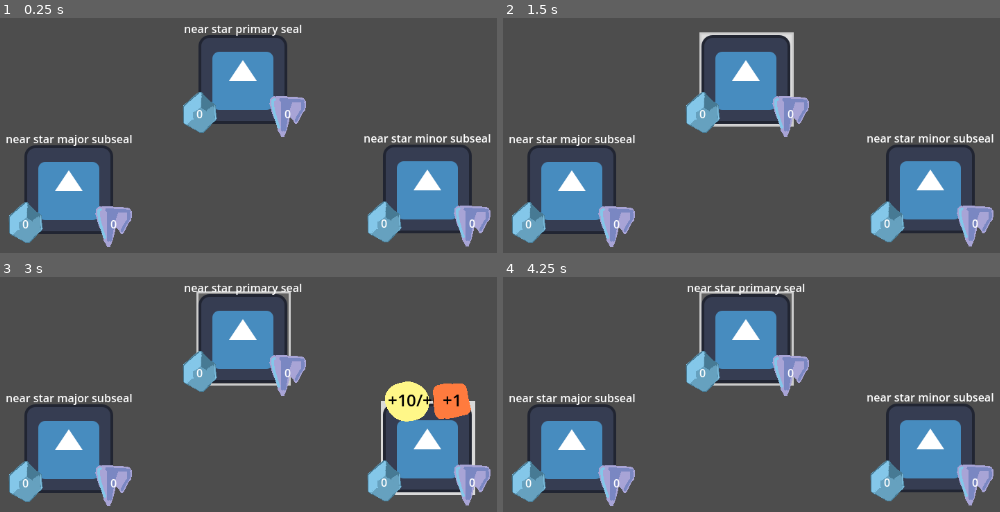
Above: before the commit, frames 1-4 (two rows, left to right).
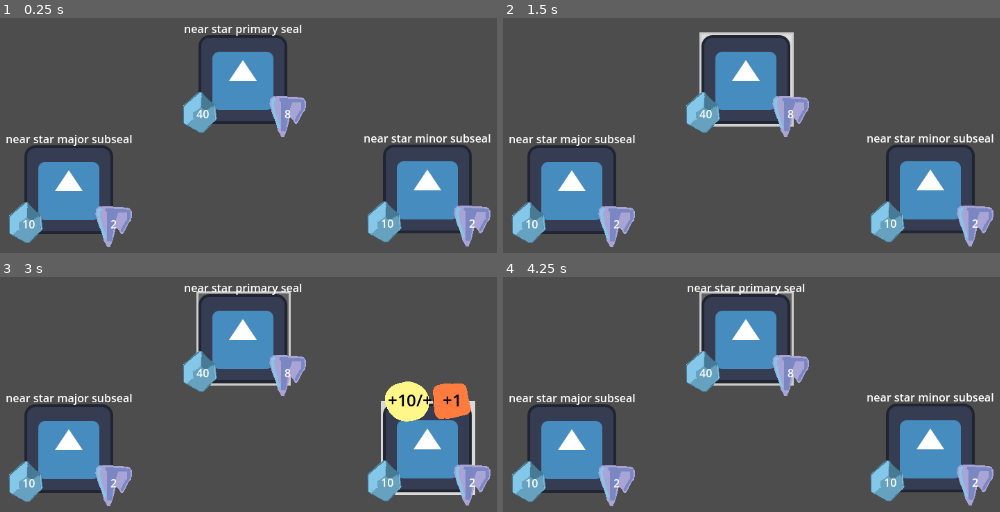
Above: after the commit, the same moments.

Repository: alex-mike-mark-again/godot-combat
Game: Godot game, scene res://troops/stage5b.tscn
Two runs of this game, one before a commit and one after it. Both use one fixed random seed, a clock stepped at 60 frames per second and the inputs below. This scene is started directly instead of the project's main scene. The engine's default icon, where the game draws it, is replaced by a stand-in: a white triangle on a blue panel in a dark square.
Inputs (mouse positions are in pixels of both pictures, inside the frame that each line leads up to):
- Up to frame 1 (0.25 s): no input
- Up to frame 2 (1.5 s): click (746, 79) at 0.52 s; click (746, 79) at 1.27 s
- Up to frame 3 (3 s): click (243, 338) at 2.02 s; tap Enter at 2.75 s; move the mouse to (462, 432) at 2.77 s
- Up to frame 4 (4.25 s): tap Space at 3.5 s; move the mouse to (627, 476) at 3.52 s

The runs differ from the first frame. In frame 1, 0.3% of the frame differs, in the area x 4-96%, y 39-90%; in frame 2, 0.3%; in frame 3, 0.3%; in frame 4, 0.3%.
Error before the commit: Invalid assignment of property or key 'text' with value of type 'String' on a base object of type 'null instance'. (res://enemies/enemy.gd:50)

Commit message:
fixes final stage missing node

Diff:
--- a/enemies/near_star_seal.tscn
+++ b/enemies/near_star_seal.tscn
@@ -3,3 +3,5 @@
 [ext_resource type="PackedScene" uid="uid://d15w3qccq2gc8" path="res://enemies/enemy.tscn" id="1_ypfej"]
 
 [node name="near star seal" instance=ExtResource("1_ypfej")]
+atk = 8
+maxHp = 40
--- a/troops/stage5b.tscn
+++ b/troops/stage5b.tscn
@@ -11,35 +11,27 @@
 
 [node name="enemies" type="Node" parent="."]
 
-[node name="near star primary seal" parent="enemies" node_paths=PackedStringArray("hpLabel", "atkLabel") instance=ExtResource("2_gw7es")]
+[node name="near star primary seal" parent="enemies" instance=ExtResource("2_gw7es")]
 offset_left = 449.0
 offset_top = 90.0
 offset_right = 449.0
 offset_bottom = 90.0
-hpLabel = NodePath("Labels/HP Label")
-atkLabel = NodePath("Labels/ATK Label")
-atk = 8
-maxHp = 40
 
-[node name="near star major subseal" parent="enemies" node_paths=PackedStringArray("hpLabel", "atkLabel") instance=ExtResource("3_yy7xh")]
+[node name="near star major subseal" parent="enemies" instance=ExtResource("3_yy7xh")]
 offset_left = 198.0
 offset_top = 249.0
 offset_right = 198.0
 offset_bottom = 249.0
-hpLabel = NodePath("Labels/HP Label")
-atkLabel = NodePath("Labels/ATK Label")
 buff_hp = 4
 buff_rdc = 1
 atk = 2
 maxHp = 10
 
-[node name="near star minor subseal" parent="enemies" node_paths=PackedStringArray("hpLabel", "atkLabel") instance=ExtResource("3_yy7xh")]
+[node name="near star minor subseal" parent="enemies" instance=ExtResource("3_yy7xh")]
 offset_left = 715.0
 offset_top = 248.0
 offset_right = 715.0
 offset_bottom = 248.0
-hpLabel = NodePath("Labels/HP Label")
-atkLabel = NodePath("Labels/ATK Label")
 buff_atk = 1
 buff_hp = 10
 atk = 2
